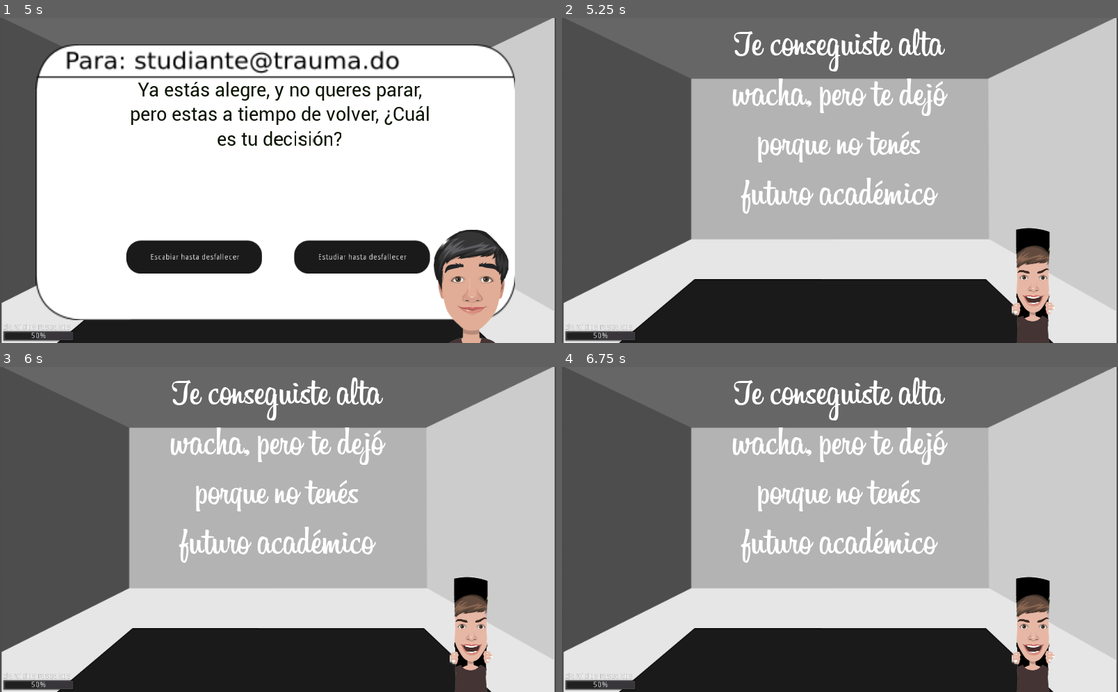
Above: before the commit, frames 1-4 (two rows, left to right).
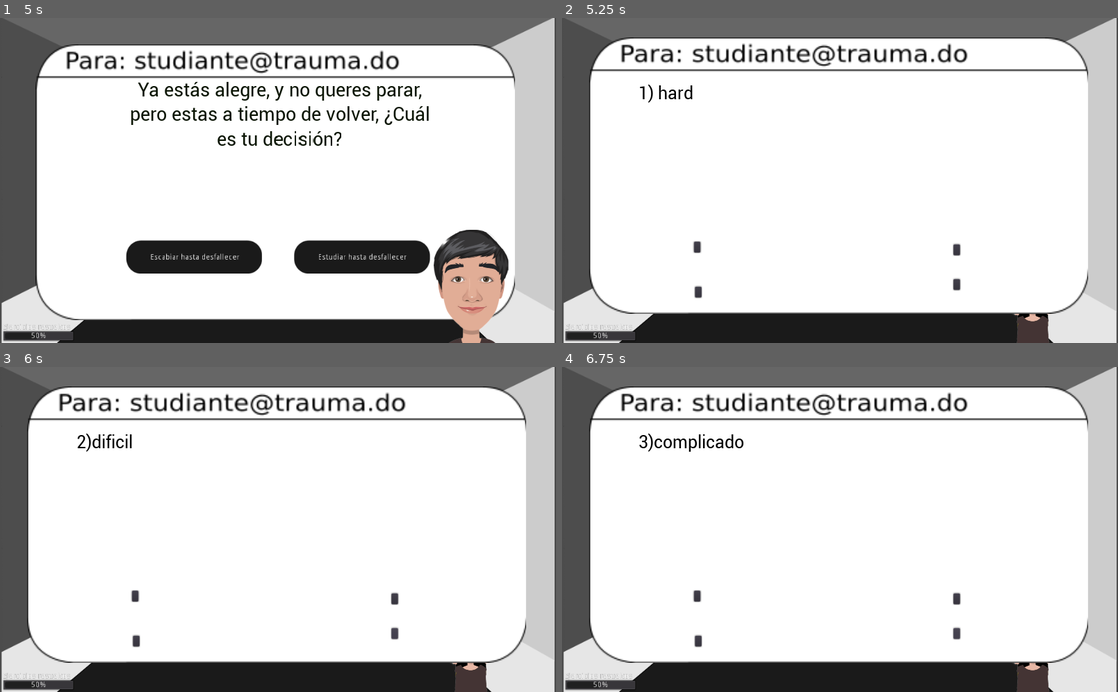
Above: after the commit, the same moments.

Repository: TraumaGames/StudentSimulator-TraumaGames
Game: Godot game, scene res://Main.tscn
The game is run twice, just before and just after one commit, with the same random seed, the same clock (stepped at 60 frames per second) and the same inputs.
Inputs (mouse positions are in pixels of both pictures, inside the frame that each line leads up to):
- Up to frame 1 (5 s): click "Jugar" at 0.5 s; tap Enter at 1.25, 4.25 s; click "Seguir estudiando" at 2 s; tap Space at 2.75 s; click "Irse de gira" at 3.5 s
- Up to frame 2 (5.25 s): click "Escabiar hasta desfallecer" at 5 s
- Up to frame 3 (6 s): click (394, 633) at 5.77 s
- Up to frame 4 (6.75 s): click (956, 633) at 6.52 s

Frame 1 is identical in both runs. In frame 2, 72% of the frame differs, in the area x 4-95%, y 3-92%; in frame 3, 72%; in frame 4, 72%.

Commit message:
parciales

Diff:
--- a/Entities/AbstractStateMachine.gd
+++ b/Entities/AbstractStateMachine.gd
@@ -63,7 +63,6 @@
 	if state_name == "previous":
 		states_stack.pop_front()
 	else:
-		print(state_name)
 		states_stack[0] = states_map[state_name]
 
 	current_state = states_stack[0]
--- a/Entities/Card/Card.tscn
+++ b/Entities/Card/Card.tscn
@@ -48,10 +48,10 @@
 }
 
 [node name="Accept" parent="CenterAccept" instance=ExtResource( 4 )]
-margin_left = 52.0
-margin_top = 14.0
-margin_right = 252.0
-margin_bottom = 64.0
+margin_left = 26.0
+margin_top = 8.0
+margin_right = 277.0
+margin_bottom = 70.0
 rect_min_size = Vector2( 200, 50 )
 size_flags_vertical = 6
 
@@ -65,10 +65,10 @@
 }
 
 [node name="Cancel" parent="CenterCancel" instance=ExtResource( 4 )]
-margin_left = 52.0
-margin_top = 14.0
-margin_right = 252.0
-margin_bottom = 64.0
+margin_left = 26.0
+margin_top = 8.0
+margin_right = 277.0
+margin_bottom = 70.0
 rect_min_size = Vector2( 200, 50 )
 
 [connection signal="pressed" from="CenterAccept/Accept" to="." method="_on_Accept_pressed"]
--- /dev/null
+++ b/Entities/Card/CardExam.gd
@@ -0,0 +1,35 @@
+extends Control
+
+onready var label:Label= $Label
+onready var buton1:Button = $CenterContainer/Button
+onready var buton2:Button = $CenterContainer2/Button
+onready var buton3:Button = $CenterContainer3/Button
+onready var buton4:Button = $CenterContainer4/Button
+signal save_result(result)
+
+func initialize(text,buton1,buton2,buton3,buton4):
+	self.label.text= text
+	self.buton1.text=buton1
+	self.buton2.text=buton2
+	self.buton3.text=buton3
+	self.buton4.text=buton4
+
+
+func _on_Button_pressed():
+	self.hide()
+	emit_signal("save_result",buton1.text)
+
+
+func _on_Button2_pressed():
+	self.hide()
+	emit_signal("save_result",buton2.text)
+
+
+func _on_Button3_pressed():
+	self.hide()
+	emit_signal("save_result",buton3.text)
+
+
+func _on_Button4_pressed():
+	self.hide()
+	emit_signal("save_result",buton4.text)
--- /dev/null
+++ b/Entities/Card/CardExam.tscn
@@ -0,0 +1,104 @@
+[gd_scene load_steps=5 format=2]
+
+[ext_resource path="res://assets/art/card/card.svg" type="Texture" id=1]
+[ext_resource path="res://assets/fonts/Roboto-Regular.ttf" type="DynamicFontData" id=2]
+[ext_resource path="res://Entities/Card/CardExam.gd" type="Script" id=3]
+
+[sub_resource type="DynamicFont" id=1]
+size = 32
+font_data = ExtResource( 2 )
+
+[node name="CardExam" type="Control"]
+margin_right = 40.0
+margin_bottom = 40.0
+script = ExtResource( 3 )
+__meta__ = {
+"_edit_use_anchors_": false
+}
+
+[node name="Sprite" type="Sprite" parent="."]
+position = Vector2( 509.575, 290.808 )
+scale = Vector2( 2.27635, 2.38749 )
+texture = ExtResource( 1 )
+
+[node name="Label" type="Label" parent="."]
+margin_left = 141.0
+margin_top = 119.0
+margin_right = 871.0
+margin_bottom = 317.0
+custom_colors/font_color = Color( 0, 0, 0, 1 )
+custom_fonts/font = SubResource( 1 )
+text = "hola
+"
+__meta__ = {
+"_edit_use_anchors_": false
+}
+
+[node name="CenterContainer" type="CenterContainer" parent="."]
+margin_left = 645.601
+margin_top = 478.185
+margin_right = 808.601
+margin_bottom = 507.185
+__meta__ = {
+"_edit_use_anchors_": false
+}
+
+[node name="Button" type="Button" parent="CenterContainer"]
+margin_left = 55.0
+margin_top = 4.0
+margin_right = 108.0
+margin_bottom = 24.0
+text = "texto1"
+
+[node name="CenterContainer2" type="CenterContainer" parent="."]
+margin_left = 645.601
+margin_top = 414.113
+margin_right = 808.601
+margin_bottom = 443.113
+__meta__ = {
+"_edit_use_anchors_": false
+}
+
+[node name="Button" type="Button" parent="CenterContainer2"]
+margin_left = 55.0
+margin_top = 4.0
+margin_right = 108.0
+margin_bottom = 24.0
+text = "texto1"
+
+[node name="CenterContainer3" type="CenterContainer" parent="."]
+margin_left = 170.398
+margin_top = 491.533
+margin_right = 333.398
+margin_bottom = 520.533
+__meta__ = {
+"_edit_use_anchors_": false
+}
+
+[node name="Button" type="Button" parent="CenterContainer3"]
+margin_left = 55.0
+margin_top = 4.0
+margin_right = 108.0
+margin_bottom = 24.0
+text = "texto1"
+
+[node name="CenterContainer4" type="CenterContainer" parent="."]
+margin_left = 167.728
+margin_top = 408.773
+margin_right = 330.728
+margin_bottom = 437.773
+__meta__ = {
+"_edit_use_anchors_": false
+}
+
+[node name="Button" type="Button" parent="CenterContainer4"]
+margin_left = 55.0
+margin_top = 4.0
+margin_right = 108.0
+margin_bottom = 24.0
+text = "texto1"
+
+[connection signal="pressed" from="CenterContainer/Button" to="." method="_on_Button_pressed"]
+[connection signal="pressed" from="CenterContainer2/Button" to="." method="_on_Button2_pressed"]
+[connection signal="pressed" from="CenterContainer3/Button" to="." method="_on_Button3_pressed"]
+[connection signal="pressed" from="CenterContainer4/Button" to="." method="_on_Button4_pressed"]
--- /dev/null
+++ b/Entities/Card/CardUnary.gd
@@ -0,0 +1,16 @@
+extends Control
+
+onready var label:Label= $Label
+onready var buton1:Button = $CenterContainer/Button
+
+signal new_game()
+
+func initialize(text,buton1):
+	self.label.text= text
+	self.buton1.text=buton1
+
+
+
+func _on_ButtonUnary_pressed():
+	self.hide()
+	emit_signal("new_game")
--- /dev/null
+++ b/Entities/Card/CardUnary.tscn
@@ -0,0 +1,52 @@
+[gd_scene load_steps=5 format=2]
+
+[ext_resource path="res://assets/art/card/card.svg" type="Texture" id=1]
+[ext_resource path="res://Entities/Card/CardUnary.gd" type="Script" id=2]
+[ext_resource path="res://assets/fonts/Roboto-Regular.ttf" type="DynamicFontData" id=3]
+
+[sub_resource type="DynamicFont" id=1]
+size = 32
+outline_color = Color( 0.0509804, 0.0470588, 0.0470588, 1 )
+font_data = ExtResource( 3 )
+
+[node name="CardUnary" type="Control"]
+margin_right = 40.0
+margin_bottom = 40.0
+script = ExtResource( 2 )
+__meta__ = {
+"_edit_use_anchors_": false
+}
+
+[node name="Sprite" type="Sprite" parent="."]
+position = Vector2( 509.967, 305.412 )
+scale = Vector2( 2.18846, 2.0488 )
+texture = ExtResource( 1 )
+
+[node name="Label" type="Label" parent="."]
+margin_left = 159.0
+margin_top = 162.0
+margin_right = 867.0
+margin_bottom = 304.0
+custom_colors/font_color = Color( 0, 0, 0, 1 )
+custom_fonts/font = SubResource( 1 )
+text = "HOLA"
+__meta__ = {
+"_edit_use_anchors_": false
+}
+
+[node name="CenterContainer" type="CenterContainer" parent="."]
+margin_left = 354.723
+margin_top = 447.795
+margin_right = 658.723
+margin_bottom = 493.795
+__meta__ = {
+"_edit_use_anchors_": false
+}
+
+[node name="Button" type="Button" parent="CenterContainer"]
+margin_left = 146.0
+margin_top = 13.0
+margin_right = 158.0
+margin_bottom = 33.0
+
+[connection signal="pressed" from="CenterContainer/Button" to="." method="_on_ButtonUnary_pressed"]
--- a/Entities/HUD/HUD.gd
+++ b/Entities/HUD/HUD.gd
@@ -8,11 +8,19 @@
 onready var message_label: Node = $MessageLabel
 onready var game_over_message_timer: Timer = $GameOverMessageTimer
 onready var message_manager: MessageManager =$MessageManager
+onready var card_exam= $Node/CardExam
+onready var card_result= $Node/CardUnary
+
+var result:String
 
 func game_over(state: Dictionary):
-	message_label.text = message_manager.game_over_message(state)
-	message_label.show()
-	game_over_message_timer.start()
+	message_manager.set_unary_card(card_result)
+	result= message_manager.game_over_message(state)
+	message_manager.generate_exam(self.card_exam,result)
+	self.card_exam.show()
+
+	#message_label.show()
+	#game_over_message_timer.start()
 
 func _on_StartButton_pressed():
 	hud_container.hide()
@@ -29,3 +37,13 @@
 	message_label.hide()
 	emit_signal("reset_game")
 	hud_container.show()
+
+
+func _on_CardExam_save_result(text):
+	message_manager.save(text)
+	message_manager.generate_exam(self.card_exam,result)
+
+
+func _on_CardUnary_new_game():
+	emit_signal("reset_game")
+	emit_signal("start_game")
--- a/Entities/HUD/HUD.tscn
+++ b/Entities/HUD/HUD.tscn
@@ -1,9 +1,11 @@
-[gd_scene load_steps=7 format=2]
+[gd_scene load_steps=9 format=2]
 
 [ext_resource path="res://Entities/MenuButton/MenuButton.tscn" type="PackedScene" id=1]
 [ext_resource path="res://assets/fonts/Billabong-font.ttf" type="DynamicFontData" id=2]
 [ext_resource path="res://Entities/HUD/HUD.gd" type="Script" id=3]
 [ext_resource path="res://Entities/MessageManager/MessageManager.tscn" type="PackedScene" id=4]
+[ext_resource path="res://Entities/Card/CardExam.tscn" type="PackedScene" id=5]
+[ext_resource path="res://Entities/Card/CardUnary.tscn" type="PackedScene" id=6]
 
 [sub_resource type="DynamicFont" id=1]
 size = 60
@@ -29,41 +31,41 @@
 }
 
 [node name="PanelContainer" type="PanelContainer" parent="CenterContainer"]
-margin_left = 341.0
+margin_left = 343.0
 margin_top = 224.0
-margin_right = 682.0
+margin_right = 680.0
 margin_bottom = 375.0
 
 [node name="VBoxContainer" type="VBoxContainer" parent="CenterContainer/PanelContainer"]
 margin_left = 7.0
 margin_top = 7.0
-margin_right = 334.0
+margin_right = 330.0
 margin_bottom = 144.0
 size_flags_horizontal = 4
 custom_constants/separation = 0
 
 [node name="TitleLabel" type="Label" parent="CenterContainer/PanelContainer/VBoxContainer"]
-margin_right = 327.0
+margin_right = 323.0
 margin_bottom = 75.0
 size_flags_horizontal = 4
-custom_fonts/font = SubResource( 1 )
 custom_colors/font_color = Color( 0.647059, 0.870588, 0.67451, 1 )
 custom_colors/font_outline_modulate = Color( 0.262745, 0.368627, 0.215686, 1 )
 custom_colors/font_color_shadow = Color( 0.282353, 0.345098, 0.270588, 1 )
+custom_fonts/font = SubResource( 1 )
 text = "Student Simulator"
 
 [node name="Buttons" type="VBoxContainer" parent="CenterContainer/PanelContainer/VBoxContainer"]
 margin_top = 75.0
-margin_right = 327.0
+margin_right = 323.0
 margin_bottom = 137.0
 
 [node name="CenterContainer" type="CenterContainer" parent="CenterContainer/PanelContainer/VBoxContainer/Buttons"]
-margin_right = 327.0
+margin_right = 323.0
 margin_bottom = 62.0
 
 [node name="StartButton" parent="CenterContainer/PanelContainer/VBoxContainer/Buttons/CenterContainer" instance=ExtResource( 1 )]
-margin_left = 38.0
-margin_right = 289.0
+margin_left = 36.0
+margin_right = 287.0
 text = "Jugar"
 
 [node name="MessageLabel" type="Label" parent="."]
@@ -86,5 +88,15 @@
 
 [node name="MessageManager" parent="." instance=ExtResource( 4 )]
 
+[node name="Node" type="Node" parent="."]
+
+[node name="CardExam" parent="Node" instance=ExtResource( 5 )]
+visible = false
+
+[node name="CardUnary" parent="Node" instance=ExtResource( 6 )]
+visible = false
+
 [connection signal="pressed" from="CenterContainer/PanelContainer/VBoxContainer/Buttons/CenterContainer/StartButton" to="." method="_on_StartButton_pressed"]
 [connection signal="timeout" from="GameOverMessageTimer" to="." method="_on_GameOverMessageTimer_timeout"]
+[connection signal="save_result" from="Node/CardExam" to="." method="_on_CardExam_save_result"]
+[connection signal="new_game" from="Node/CardUnary" to="." method="_on_CardUnary_new_game"]
--- /dev/null
+++ b/Entities/MessageManager/Exercise1.gd
@@ -0,0 +1,19 @@
+extends Node
+export var question:String
+export var buton1_Text:String
+export var buton2_Text:String
+export var buton3_Text:String
+export var buton4_Text:String
+export var correct:String
+var parent
+
+
+func set_parent(parent):
+	self.parent=parent
+
+func init_exam(card_exam):
+	card_exam.initialize(question,buton1_Text,buton2_Text,buton3_Text,buton4_Text)
+
+
+func type():
+	return "easy"
--- /dev/null
+++ b/Entities/MessageManager/Exercise1_hard.gd
@@ -0,0 +1,19 @@
+extends Node
+export var question:String
+export var buton1_Text:String
+export var buton2_Text:String
+export var buton3_Text:String
+export var buton4_Text:String
+export var correct:String
+var parent
+
+
+func set_parent(parent):
+	self.parent=parent
+
+func init_exam(card_exam):
+	card_exam.initialize(question,buton1_Text,buton2_Text,buton3_Text,buton4_Text)
+
+
+func type():
+	return "hard"
--- a/Entities/MessageManager/MessageManager.gd
+++ b/Entities/MessageManager/MessageManager.gd
@@ -1,11 +1,67 @@
 extends Node
 class_name MessageManager
 
+var results:Array=[]
+var exam_results:Array=[]
+onready var cards: Array = get_children()
+var easy_exam:Array = []
+var hard_exam:Array = []
+var calification= 0
+var type_exam:String
+var card_result
+
+var index:int = 0
+func _ready():
+	for card in cards :
+		if card.type()=="easy":
+			easy_exam.append(card)
+			exam_results.append(card.correct)
+		else:
+			hard_exam.append(card)
+			exam_results.append(card.correct)
+		card.set_parent(self)
+
 func game_over_message(state):
 	if state["stats"][StatManager.Stats.EXERCISES] == 100:
-		return "Terminaste en el neuropsiquiátrico, pero aprobaste con 10"
+		return "easy"
 	else:
-		return "Te conseguiste alta wacha, pero te dejó porque no tenés futuro académico"
+		return "hard"
 
 func wait_message():
 	return "..."
+
+func next_card():
+	self.index+=1
+
+func save(result):
+	next_card()
+	results.append(result)
+
+func generate_exam(card_exam,result):
+	if index<10 :
+		generate_card(card_exam,result)
+		card_exam.show()
+	else :
+		card_exam.hide()
+		self.index= 0
+		self.calification=0
+		evaluate_exam()
+		card_result.initialize("Tu calificacion es: "+str(calification), "Continuar")
+		card_result.show()
+
+func generate_card(card_exam,type):
+	self.type_exam=type
+	if type=="easy":
+
+		easy_exam[index].init_exam(card_exam)
+	else:
+		hard_exam[index].init_exam(card_exam)
+
+func evaluate_exam():
+	for i in range(0,9):
+		if(exam_results[i] == results[i]):
+			calification+=1
+
+
+func set_unary_card(card_res):
+	self.card_result= card_res
--- a/Entities/MessageManager/MessageManager.tscn
+++ b/Entities/MessageManager/MessageManager.tscn
@@ -1,6 +1,138 @@
-[gd_scene load_steps=2 format=2]
+[gd_scene load_steps=4 format=2]
 
 [ext_resource path="res://Entities/MessageManager/MessageManager.gd" type="Script" id=1]
+[ext_resource path="res://Entities/MessageManager/Exercise1_hard.gd" type="Script" id=2]
+[ext_resource path="res://Entities/MessageManager/Exercise1.gd" type="Script" id=3]
 
 [node name="MessageManager" type="Node"]
 script = ExtResource( 1 )
+
+[node name="Exercise1_easy" type="Node" parent="."]
+script = ExtResource( 3 )
+question = "1) Como se le dice a la formula de Bhaskara"
+buton1_Text = "La resolvente"
+buton2_Text = "El ruffini"
+buton3_Text = "Las raices x1 x2"
+buton4_Text = "Gauss"
+correct = "La resolvente"
+
+[node name="Exercise2_easy" type="Node" parent="."]
+script = ExtResource( 3 )
+question = "2) Cuanto es 5+5"
+buton1_Text = "10"
+buton2_Text = "15"
+buton3_Text = "0"
+buton4_Text = "9"
+correct = "10"
+
+[node name="Exercise3_easy" type="Node" parent="."]
+script = ExtResource( 3 )
+question = "3)cuanto es 10 + 10"
+buton1_Text = "20"
+buton2_Text = "40"
+buton3_Text = "si el 2"
+buton4_Text = "2"
+correct = "20"
+
+[node name="Exercise4_easy" type="Node" parent="."]
+script = ExtResource( 3 )
+question = "4)Cuanto es 3 x 3"
+buton1_Text = "4"
+buton2_Text = "6"
+buton3_Text = "9"
+buton4_Text = "2"
+correct = "9"
+
+[node name="Exercise5_easy" type="Node" parent="."]
+script = ExtResource( 3 )
+question = "5) Cuanto es 5 x 3"
+buton1_Text = "8"
+buton2_Text = "20"
+buton3_Text = "30"
+buton4_Text = "15"
+correct = "15"
+
+[node name="Exercise6_easy" type="Node" parent="."]
+script = ExtResource( 3 )
+question = "6) Que te parece este juego"
+buton1_Text = "aburre"
+buton2_Text = "divertidisimo"
+buton3_Text = "depende de julieta"
+buton4_Text = "mejor que el de delta software seguro"
+correct = "divertidismo"
+
+[node name="Exercise7_easy" type="Node" parent="."]
+script = ExtResource( 3 )
+question = "7) me canse de escribir"
+buton1_Text = "re si "
+buton2_Text = "amo escribir "
+buton3_Text = "no podria hacerlo otro"
+buton4_Text = "ya me duelen los dedos"
+correct = "re si"
+
+[node name="Exercise8_easy" type="Node" parent="."]
+script = ExtResource( 3 )
+question = "8) 2+1"
+buton1_Text = "3"
+buton2_Text = "6"
+buton3_Text = "1"
+buton4_Text = "8"
+correct = "3"
+
+[node name="Exercise9_easy" type="Node" parent="."]
+script = ExtResource( 3 )
+question = "9) que dia es hoy"
+buton1_Text = "lunes"
+buton2_Text = "miercoles"
+buton3_Text = "jueves"
+buton4_Text = "viernes"
+correct = "viernes"
+
+[node name="Exercise10_easy" type="Node" parent="."]
+script = ExtResource( 3 )
+question = "10) cuanto es la raiz de 2"
+buton1_Text = "1"
+buton2_Text = "0"
+buton3_Text = "no tiene raiz"
+buton4_Text = "1 y -1"
+correct = "1 y -1"
+
+[node name="Exercise1_hard" type="Node" parent="."]
+script = ExtResource( 2 )
+question = "1) hard"
+
+[node name="Exercise2_hard" type="Node" parent="."]
+script = ExtResource( 2 )
+question = "2)dificil"
+
+[node name="Exercise3_hard" type="Node" parent="."]
+script = ExtResource( 2 )
+question = "3)complicado"
+
+[node name="Exercise4_hard" type="Node" parent="."]
+script = ExtResource( 2 )
+question = "4)Muy jodido"
+
+[node name="Exercise5_hard" type="Node" parent="."]
+script = ExtResource( 2 )
+question = "5) No se aprueba"
+
+[node name="Exercise6_hard" type="Node" parent="."]
+script = ExtResource( 2 )
+question = "6) Se recursa"
+
+[node name="Exercise7_hard" type="Node" parent="."]
+script = ExtResource( 2 )
+question = "7) Adios profe"
+
+[node name="Exercise8_hard" type="Node" parent="."]
+script = ExtResource( 2 )
+question = "8)Fue un privilegio cursar con ustedes"
+
+[node name="Exercise9_hard" type="Node" parent="."]
+script = ExtResource( 2 )
+question = "9) Bienvenida vacaciones"
+
+[node name="Exercise10_hard" type="Node" parent="."]
+script = ExtResource( 2 )
+question = "10) en que me anoto"
--- a/Main.gd
+++ b/Main.gd
@@ -18,9 +18,9 @@
 	player.show()
 	stat_bars_manager.show()
 	card_timer.start()
-
 func reset_game():
 	_set_initial_state()
+
 
 func finish_game():
 	hud.game_over({"stats": stat_manager.stats})
--- a/Main.tscn
+++ b/Main.tscn
@@ -11,6 +11,7 @@
 [ext_resource path="res://Entities/TagManager/TagManager.tscn" type="PackedScene" id=9]
 [ext_resource path="res://assets/art/background/room.svg" type="Texture" id=10]
 [ext_resource path="res://assets/art/background/desktop.svg" type="Texture" id=11]
+[ext_resource path="res://Entities/Card/CardExam.tscn" type="PackedScene" id=12]
 
 [node name="Main" type="Node"]
 script = ExtResource( 3 )
@@ -51,6 +52,7 @@
 visible = false
 
 [node name="Player" parent="." instance=ExtResource( 4 )]
+visible = false
 position = Vector2( 867.735, 499.321 )
 
 [node name="StatBarsManager" parent="." instance=ExtResource( 5 )]
@@ -69,6 +71,13 @@
 
 [node name="TagManager" parent="." instance=ExtResource( 9 )]
 
+[node name="CardExam" parent="." instance=ExtResource( 12 )]
+visible = false
+margin_left = 514.95
+margin_top = 322.404
+margin_right = 554.95
+margin_bottom = 362.404
+
 [connection signal="reset_game" from="HUD" to="." method="reset_game"]
 [connection signal="start_game" from="HUD" to="." method="start_game"]
 [connection signal="close_card" from="CardManager" to="." method="_on_CardManager_close_card"]
Not shown: 1 places in Main.tscn that only renumber resources
Not shown, changed: assets/art/background/desktop.svg.import
Not shown, changed: assets/art/background/room.svg.import
Not shown, changed: assets/art/card/button-hover.svg.import
Not shown, changed: assets/art/card/button.svg.import
Not shown, changed: assets/art/card/card.PNG.import
Not shown, changed: assets/art/card/card.svg.import
Not shown, changed: assets/art/player/20211118_215851.png.import
Not shown, changed: assets/art/player/20211118_220738.png.import
Not shown, changed: assets/art/player/20211118_221058.png.import
Not shown, changed: assets/art/player/20211118_221510.png.import
Not shown, changed: assets/art/player/20211118_221810.png.import
(and 10 more such lines)
